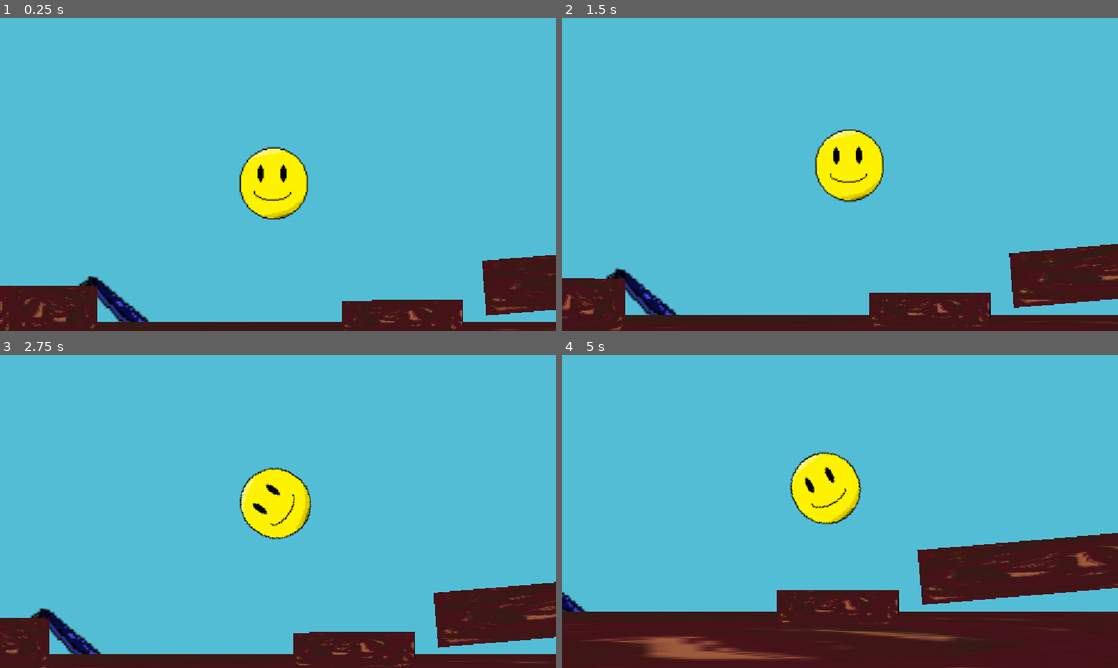
Above: before the commit, frames 1-4 (two rows, left to right).
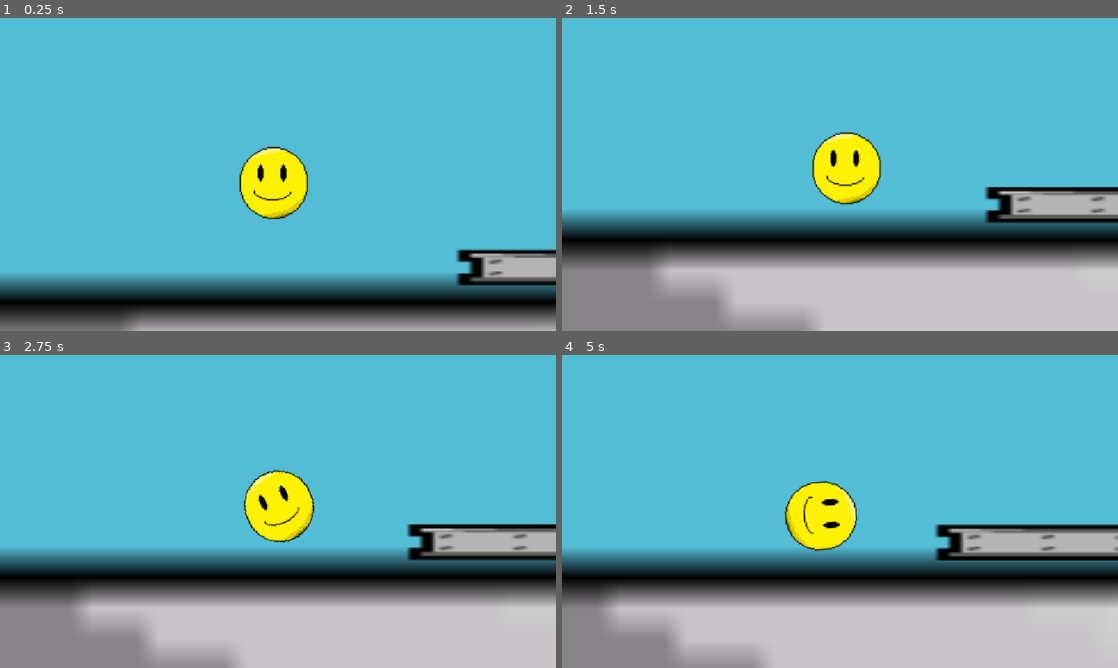
Above: after the commit, the same moments.

Repository: cyan-teal/hole-bounce
Game: Godot game, scene res://scenes/level_2.tscn
Same seed, same stepped clock (60 frames per second), same inputs: the game is played once before the commit and once after it. Before the commit the project starts from res://scenes/main.tscn. The engine's default icon, where the game draws it, is replaced by a stand-in: a white triangle on a blue panel in a dark square.
Inputs:
- Up to frame 1 (0.25 s): no input
- Up to frame 2 (1.5 s): hold Right (go_right) 0.53-1.28 s; hold Space (pass) 0.53-1.28 s; hold Left (go_left) from 1.28 s (still down); tap Space (pass) at 1.35 s
- Up to frame 3 (2.75 s): release Left (go_left) at 2.03 s; hold Right (go_right) from 2.03 s (still down); hold Space (pass) from 2.03 s (still down)
- Up to frame 4 (5 s): release Space (pass) at 2.78 s; tap Space (pass) at 2.85, 4.35 s; release Right (go_right) at 3.53 s; hold Space (pass) 3.53-4.28 s; hold Left (go_left) from 3.53 s (still down)

The runs differ from the first frame. In frame 1, 20% of the frame differs, in the area x 0-100%, y 41-100%; in frame 2, 41%; in frame 3, 41%; in frame 4, 43%, in the area x 0-100%, y 30-100%.

Commit message:
map

Diff:
--- a/hole-bounce/project.godot
+++ b/hole-bounce/project.godot
@@ -11,7 +11,7 @@
 [application]
 
 config/name="Hole Bounce"
-run/main_scene="uid://uq30xaib5jjf"
+run/main_scene="uid://c7bpyxufi1dmw"
 config/features=PackedStringArray("4.7", "GL Compatibility")
 config/icon="uid://cpsm7tj76dhok"
 
--- /dev/null
+++ b/hole-bounce/scenes/launch_pad st.gd
@@ -0,0 +1,17 @@
+extends StaticBody2D
+
+const STRENGTH: float = 4000.0
+
+# Called when the node enters the scene tree for the first time.
+func _ready() -> void:
+	pass # Replace with function body.
+
+
+# Called every frame. 'delta' is the elapsed time since the previous frame.
+func _process(_delta: float) -> void:
+	pass
+
+func _on_area_2d_body_entered(body: Node2D) -> void:
+	if body is RigidBody2D:
+		body.apply_impulse(Vector2.UP.rotated(rotation) * STRENGTH)
+		pass
--- a/hole-bounce/scenes/launch_pad.tscn
+++ b/hole-bounce/scenes/launch_pad.tscn
@@ -9,7 +9,7 @@
 script = ExtResource("1_0xpjp")
 
 [node name="Sprite2D" type="Sprite2D" parent="." unique_id=585812321]
-position = Vector2(-34, -56.00001)
+position = Vector2(-31.999996, -89.99999)
 rotation = 1.0313829
 scale = Vector2(4.4385753, 5.122715)
 texture = ExtResource("2_0xpjp")
--- /dev/null
+++ b/hole-bounce/scenes/launch_pad2.gd
@@ -0,0 +1,17 @@
+extends StaticBody2D
+
+const STRENGTH: float = 2000.0
+
+# Called when the node enters the scene tree for the first time.
+func _ready() -> void:
+	pass # Replace with function body.
+
+
+# Called every frame. 'delta' is the elapsed time since the previous frame.
+func _process(_delta: float) -> void:
+	pass
+
+func _on_area_2d_body_entered(body: Node2D) -> void:
+	if body is RigidBody2D:
+		body.apply_impulse(Vector2.UP.rotated(rotation) * STRENGTH)
+		pass
--- a/hole-bounce/scenes/level_2.tscn
+++ b/hole-bounce/scenes/level_2.tscn
@@ -2,23 +2,76 @@
 
 [ext_resource type="PackedScene" uid="uid://71piecawb4d5" path="res://scenes/player.tscn" id="1_eqxsl"]
 [ext_resource type="PackedScene" uid="uid://bixobljkd83tk" path="res://scenes/launch_pad.tscn" id="2_b4j7a"]
+[ext_resource type="Script" uid="uid://bsxa4cye13pgc" path="res://scenes/launch_pad2.gd" id="3_b4j7a"]
 [ext_resource type="PackedScene" uid="uid://dha4s1m80yg1b" path="res://build.tscn" id="3_pbc48"]
+[ext_resource type="PackedScene" uid="uid://bfkf8mxjbh5ky" path="res://steel_beams.tscn" id="4_eqxsl"]
+[ext_resource type="Script" uid="uid://c2pgckwu706fm" path="res://scenes/launch_pad st.gd" id="4_wo48x"]
 
 [node name="Level2" type="Node2D" unique_id=2075713534]
 
 [node name="Player" parent="." unique_id=244388843 instance=ExtResource("1_eqxsl")]
+position = Vector2(2223, 1794)
 physics_material_override = null
 
 [node name="Camera2D" type="Camera2D" parent="Player" unique_id=1067887717]
 position_smoothing_enabled = true
 
 [node name="LaunchPad" parent="." unique_id=2031626973 instance=ExtResource("2_b4j7a")]
-position = Vector2(-217, 147)
-rotation = 0.8159049
+position = Vector2(1179.0002, 4167.9995)
+rotation = 0.0024672747
+scale = Vector2(1.6454968, 0.9052839)
+script = ExtResource("3_b4j7a")
+
+[node name="LaunchPad5" parent="." unique_id=1921963 instance=ExtResource("2_b4j7a")]
+position = Vector2(6375.9995, 9178.001)
+rotation = -1.5653791
+scale = Vector2(1.6454968, 0.9052839)
+script = ExtResource("4_wo48x")
+
+[node name="LaunchPad2" parent="." unique_id=1276844024 instance=ExtResource("2_b4j7a")]
+position = Vector2(3373, 1931.9998)
+rotation = 0.0024672747
+scale = Vector2(1.6454968, 0.9052839)
+script = ExtResource("3_b4j7a")
+
+[node name="LaunchPad4" parent="." unique_id=1275518555 instance=ExtResource("2_b4j7a")]
+position = Vector2(4135, 1954)
+rotation = 0.0024672747
+scale = Vector2(1.6454968, 0.9052839)
+script = ExtResource("3_b4j7a")
+
+[node name="LaunchPad3" parent="." unique_id=150323775 instance=ExtResource("2_b4j7a")]
+position = Vector2(3395.0002, 470.00012)
+rotation = 2.5636756
+scale = Vector2(1.6454968, 0.9052839)
+script = ExtResource("3_b4j7a")
 
 [node name="StaticBody2D" type="StaticBody2D" parent="." unique_id=718391233]
+position = Vector2(2223, 1794)
 
 [node name="build" parent="." unique_id=865045458 instance=ExtResource("3_pbc48")]
-position = Vector2(0, 3053)
-rotation = 3.1415927
-scale = Vector2(29.689674, -27.055092)
+position = Vector2(-308, 5898)
+rotation = -3.1415925
+scale = Vector2(9.795741, -17.694115)
+
+[node name="build3" parent="." unique_id=1102118183 instance=ExtResource("3_pbc48")]
+position = Vector2(-4055, 7639.0005)
+rotation = -3.1415925
+scale = Vector2(9.795741, -17.694115)
+
+[node name="build2" parent="." unique_id=2057184518 instance=ExtResource("3_pbc48")]
+position = Vector2(2651, 4162)
+rotation = -3.1415925
+scale = Vector2(17.142475, -22.188332)
+
+[node name="steel beams" parent="." unique_id=1481196679 instance=ExtResource("4_eqxsl")]
+position = Vector2(856.00006, 4277.9995)
+scale = Vector2(12.371967, 9.497825)
+
+[node name="steel beams3" parent="." unique_id=2081032214 instance=ExtResource("4_eqxsl")]
+position = Vector2(1584, 9774)
+scale = Vector2(145.24063, -49.037342)
+
+[node name="steel beams2" parent="." unique_id=1449143977 instance=ExtResource("4_eqxsl")]
+position = Vector2(3043.9998, 1992.0005)
+scale = Vector2(12.7792425, 4.059828)
--- a/hole-bounce/scenes/player.tscn
+++ b/hole-bounce/scenes/player.tscn
@@ -10,6 +10,7 @@
 
 [node name="Player" type="RigidBody2D" unique_id=244388843]
 physics_material_override = SubResource("PhysicsMaterial_g2els")
+gravity_scale = 0.96
 contact_monitor = true
 max_contacts_reported = 1
 script = ExtResource("1_g2els")
--- /dev/null
+++ b/hole-bounce/steel_beams.tscn
@@ -0,0 +1,16 @@
+[gd_scene format=3 uid="uid://bfkf8mxjbh5ky"]
+
+[ext_resource type="Texture2D" uid="uid://botf2p61a00jo" path="res://pixil-frame-0 (5).png" id="1_3wpj3"]
+
+[sub_resource type="RectangleShape2D" id="RectangleShape2D_7n77a"]
+size = Vector2(70, 18)
+
+[node name="steel beams" type="StaticBody2D" unique_id=1481196679]
+scale = Vector2(1.7149944, 2.0237315)
+
+[node name="Sprite2D" type="Sprite2D" parent="." unique_id=971247140]
+texture = ExtResource("1_3wpj3")
+
+[node name="CollisionShape2D" type="CollisionShape2D" parent="." unique_id=312232370]
+position = Vector2(0, 1)
+shape = SubResource("RectangleShape2D_7n77a")
Binary file added: hole-bounce/pixil-frame-0 (5).png
Not shown, added: hole-bounce/pixil-frame-0 (5).png.import
Not shown, added: hole-bounce/scenes/launch_pad st.gd.uid
Not shown, added: hole-bounce/scenes/launch_pad2.gd.uid
